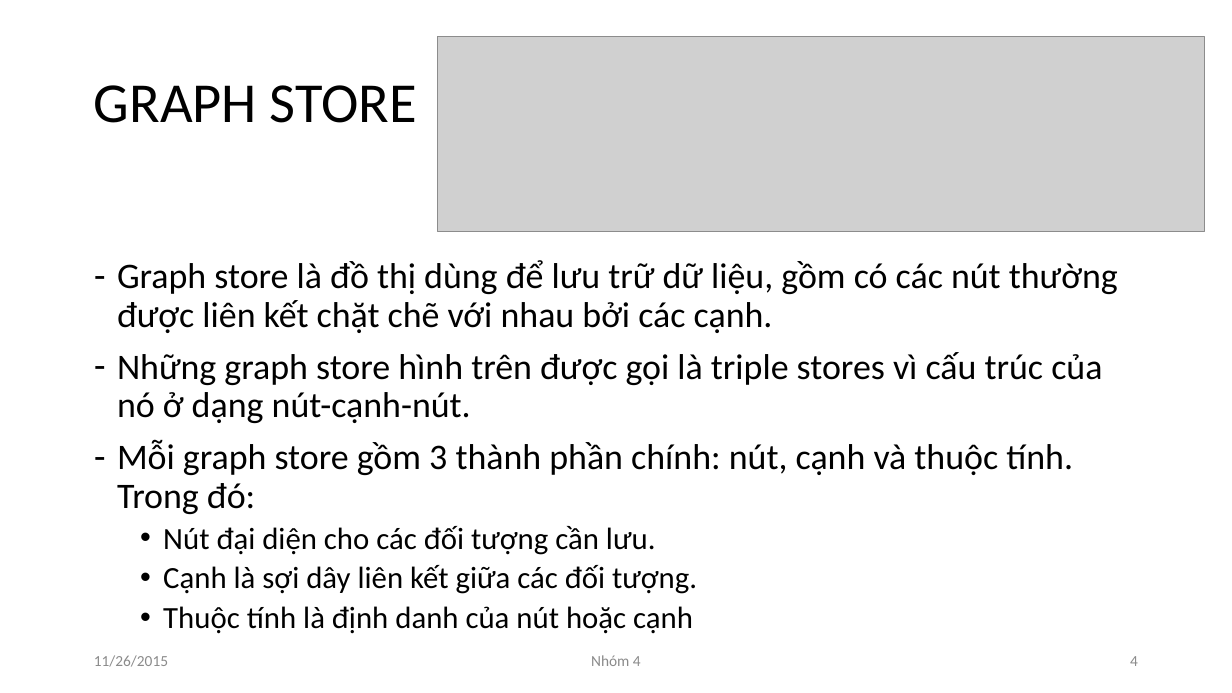
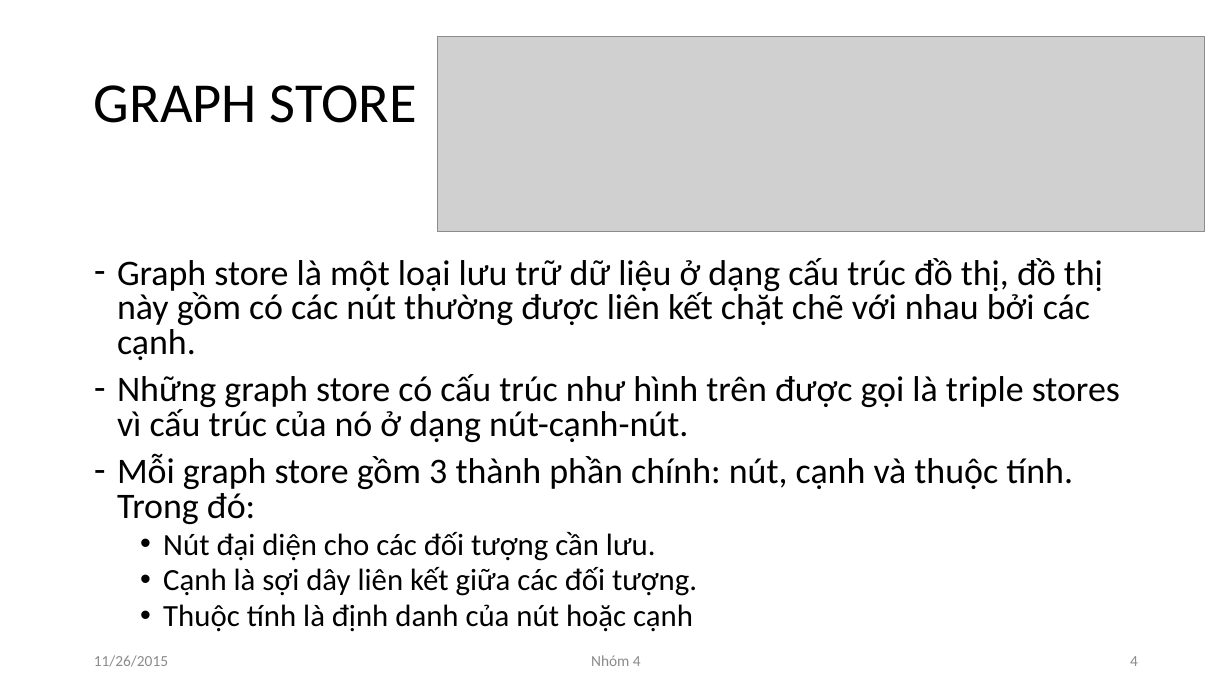
Before and after one commit to NguyenDucHoangLong/Group_4_HTTTHD, a slide deck: slide 4 of Document/Seminar/Slide/N04_SlideThuyetTrinh_v1.pptx. Drawn at 1232x693 pixels with LibreOffice and Linux fonts; fonts in the diff are those of the drawing; grey boxes stand for pictures. Boxes give left, top, right and bottom in pixels: in the first picture for what was removed or moved away, otherwise in the second. Text is boxed around its words. In the diff, an @@ line names an element or a change of style, - is before the commit and + after.

```diff
--- a/Document/Seminar/Slide/N04_SlideThuyetTrinh_v1.pptx
+++ b/Document/Seminar/Slide/N04_SlideThuyetTrinh_v1.pptx
@@ text at (117, 258, 1120, 442): text changed @@
-– Graph store là đồ thị dùng để lưu trữ dữ liệu, gồm có các nút thường được liên kết chặt chẽ với nhau bởi các cạnh.
-– Những graph store hình trên được gọi là triple stores vì cấu trúc của nó ở dạng nút-cạnh-nút.
+– Graph store là một loại lưu trữ dữ liệu ở dạng cấu trúc đồ thị, đồ thị này gồm có các nút thường được liên kết chặt chẽ với nhau bởi các cạnh.
+– Những graph store có cấu trúc như hình trên được gọi là triple stores vì cấu trúc của nó ở dạng nút-cạnh-nút.
@@ text at (117, 453, 1073, 632): line spacing 0.9 to 0.8 @@
```
Also in this commit, not shown: 1 other slide changed.
